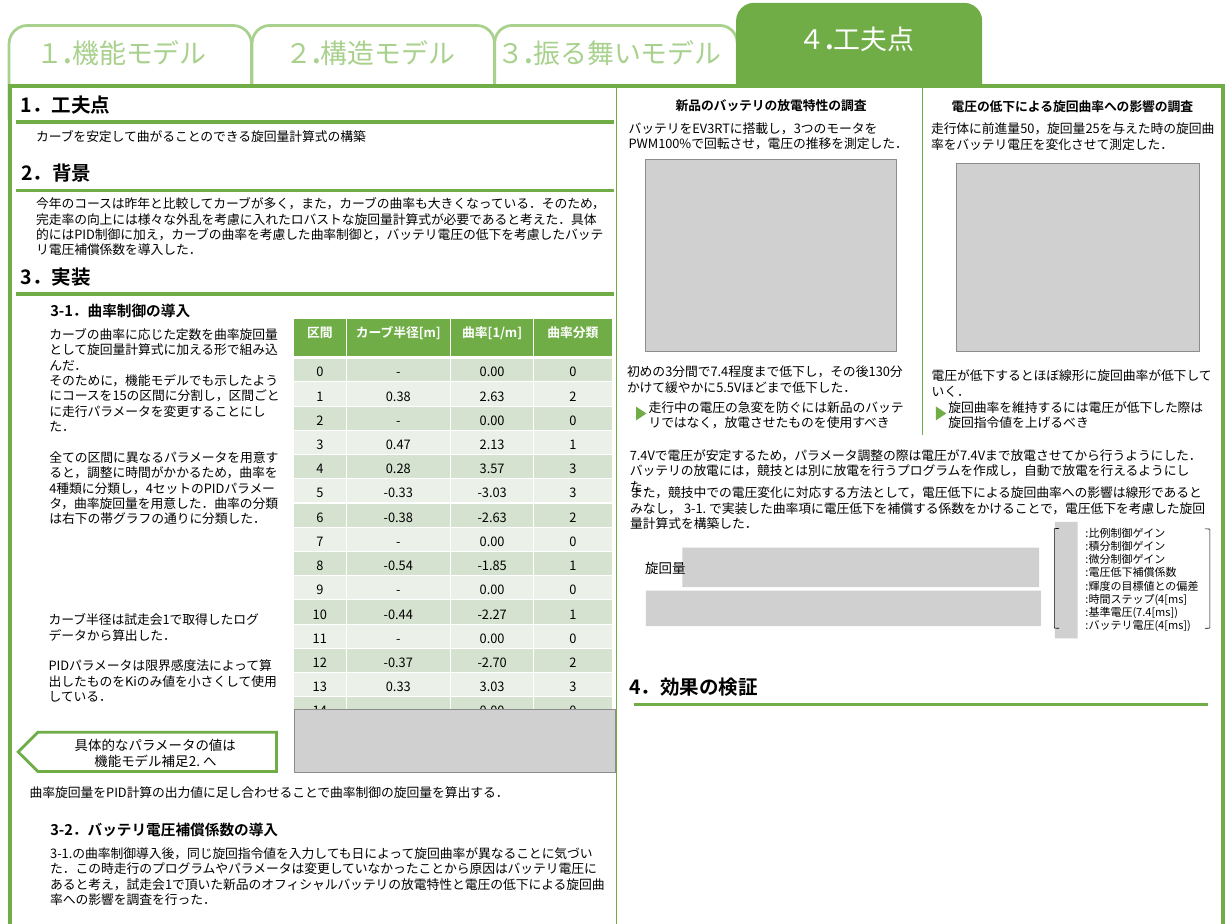
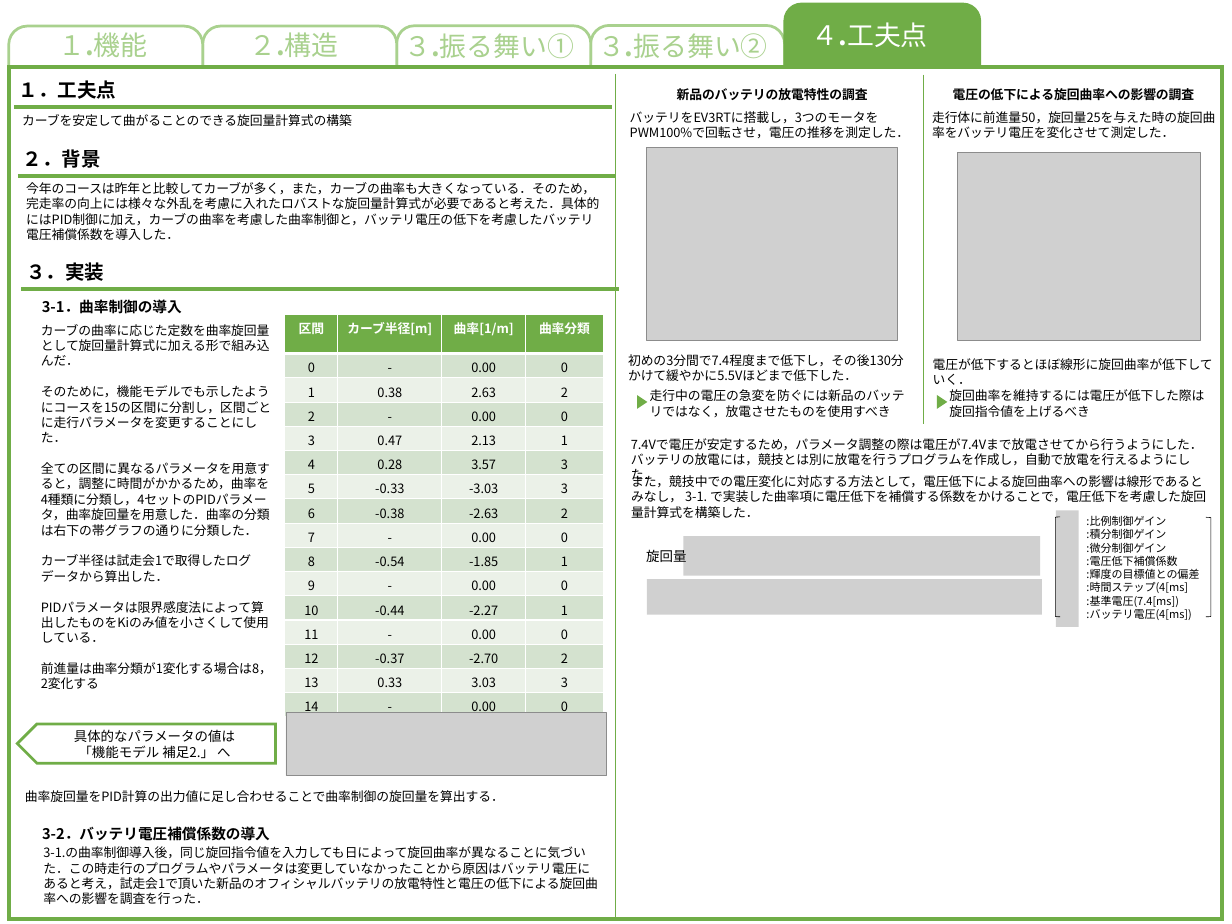
Before and after one commit to akita-lab-2019/model, a slide deck: slide 7 of PowerPoint/工夫点.pptx (slide 6 before the commit). Drawn at 1232x924 pixels with LibreOffice and Linux fonts; fonts in the diff are those of the drawing; grey boxes stand for pictures. Boxes give left, top, right and bottom in pixels: in the first picture for what was removed or moved away, otherwise in the second. Text is boxed around its words. In the diff, an @@ line names an element or a change of style, - is before the commit and + after.

Commit message:
update: 工夫点

```diff
--- a/PowerPoint/工夫点.pptx
+++ b/PowerPoint/工夫点.pptx
@@ rounded rectangle: place and size @@
-rounded rectangle at [9, 26, 252, 136]
+rounded rectangle at [9, 26, 202, 137]
@@ rounded rectangle: place and size @@
-rounded rectangle at [252, 26, 495, 158]
+rounded rectangle at [202, 26, 396, 158]
@@ rounded rectangle added at [397, 26, 590, 129], fill #FFFFFF, outline #A9D18E 2.25 pt @@
@@ text added at [404, 28, 574, 58], 22 pt, text #A9D18E @@
+３.振る舞い①
@@ rounded rectangle: place and size @@
-rounded rectangle at [495, 26, 737, 129]
+rounded rectangle at [590, 26, 784, 136]
@@ text at [598, 28, 768, 58]: text changed @@
-３.振る舞いモデル
+３.振る舞い②
@@ rounded rectangle: place and size @@
-rounded rectangle at [738, 4, 981, 122]
+rounded rectangle at [785, 4, 979, 122]
@@ text "４.工夫点": place and size @@
-text "４.工夫点" at [798, 26, 914, 51]
+text "４.工夫点" at [812, 22, 928, 47]
@@ text at [58, 32, 147, 57]: text changed @@
-１.機能モデル
+１.機能
@@ text at [249, 32, 338, 57]: text changed @@
-２.構造モデル
+２.構造
@@ rectangle: place and size @@
-rectangle at [11, 85, 1223, 924]
+rectangle at [10, 67, 1222, 920]
@@ text at [19, 80, 116, 99]: text changed @@
-1．工夫点
+１．工夫点
@@ line moved from (617, 85) - (617, 924) to (616, 74) - (616, 920) @@
@@ text "カーブを安定して曲がることのできる旋回量計算式の構築": place and size @@
-text "カーブを安定して曲がることのできる旋回量計算式の構築" at [36, 130, 366, 142]
+text "カーブを安定して曲がることのできる旋回量計算式の構築" at [22, 114, 352, 126]
@@ line moved from (16, 121) - (614, 121) to (14, 107) - (612, 107) @@
@@ text at [23, 149, 101, 168]: text changed @@
-2．背景
+２．背景
@@ text "今年のコースは昨年と比較してカーブが多く，また，カーブの曲率も大きくなっている．そのため，完走率の向上には様々な外乱を考 ..." rewrapped from [36, 197, 605, 255] to [26, 182, 599, 240] @@
@@ line moved from (17, 191) - (614, 191) to (18, 176) - (616, 176) @@
@@ text at [26, 262, 104, 281]: text changed @@
-3．実装
+３．実装
@@ line moved from (16, 294) - (614, 294) to (21, 289) - (620, 289) @@
@@ text "3-1．曲率制御の導入": place and size @@
-text "3-1．曲率制御の導入" at [50, 303, 190, 318]
+text "3-1．曲率制御の導入" at [42, 299, 182, 314]
@@ text "カーブの曲率に応じた定数を曲率旋回量として旋回量計算式に加える形で組み込んだ．": place and size @@
-text "カーブの曲率に応じた定数を曲率旋回量として旋回量計算式に加える形で組み込んだ．" at [49, 328, 279, 524]
+text "カーブの曲率に応じた定数を曲率旋回量として旋回量計算式に加える形で組み込んだ．" at [41, 324, 272, 689]
@@ table: place and size @@
-table at [293, 318, 612, 714]
+table at [285, 314, 604, 717]
@@ text at [41, 554, 272, 689]: paragraphs added @@
+カーブ半径は試走会1で取得したログデータから算出した．
+PIDパラメータは限界感度法によって算出したものをKiのみ値を小さくして使用している．
+前進量は曲率分類が1変化する場合は8，2変化する
@@ 13 texts, 5 pictures, 2 triangles, 2 left brackets, 1 pentagon arrow, 1 line: place and size @@
-13 texts, 5 pictures, 2 triangles, 2 left brackets, 1 pentagon arrow, 1 line at [18, 86, 1214, 772]
+13 texts, 5 pictures, 2 triangles, 2 left brackets, 1 pentagon arrow, 1 line at [18, 75, 1215, 764]
@@ text removed at [49, 613, 259, 625] @@
-カーブ半径は試走会1で取得したログデータから算出した．
-PIDパラメータは限界感度法によって算出したものをKiのみ値を小さくして使用している．
@@ text removed at [629, 677, 757, 696] @@
-4．効果の検証
@@ picture: place and size @@
-picture at [294, 709, 615, 772]
+picture at [286, 713, 607, 775]
@@ line removed from (634, 704) to (1208, 704) @@
@@ text at [79, 745, 230, 758]: text changed @@
-機能モデル補足2. へ
+「機能モデル 補足2.」 へ
@@ text "曲率旋回量をPID計算の出力値に足し合わせることで曲率制御の旋回量を算出する．": place and size @@
-text "曲率旋回量をPID計算の出力値に足し合わせることで曲率制御の旋回量を算出する．" at [30, 786, 509, 798]
+text "曲率旋回量をPID計算の出力値に足し合わせることで曲率制御の旋回量を算出する．" at [25, 790, 504, 802]
@@ text "3-2．バッテリ電圧補償係数の導入": place and size @@
-text "3-2．バッテリ電圧補償係数の導入" at [50, 822, 278, 837]
+text "3-2．バッテリ電圧補償係数の導入" at [42, 826, 270, 841]
@@ text "3-1.の曲率制御導入後，同じ旋回指令値を入力しても日によって旋回曲率が異なることに気づいた．この時走行のプログラムやパ ..." rewrapped from [50, 847, 605, 890] to [43, 846, 598, 893] @@
```
Also in this commit, not shown: 1 slide added.
